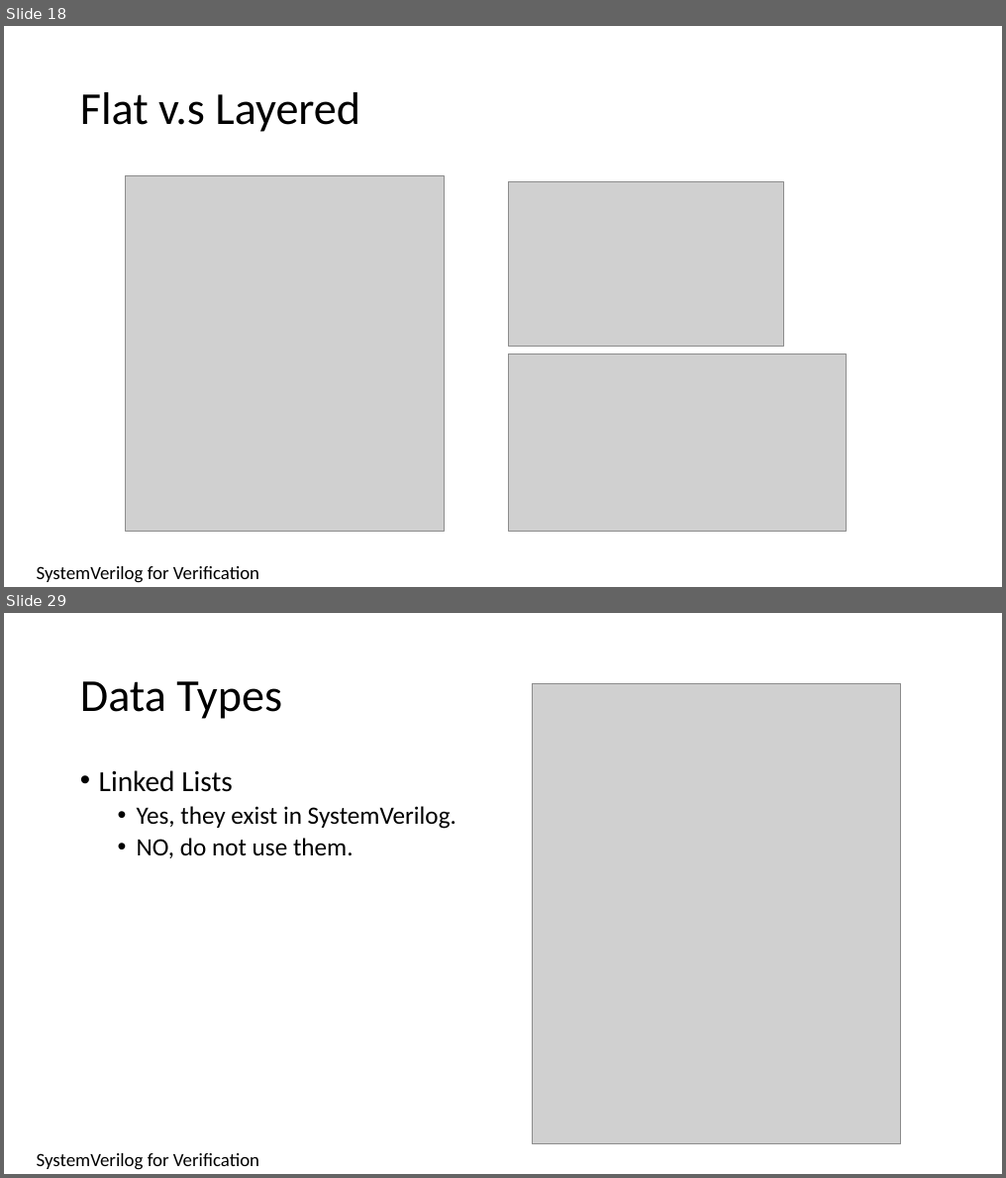
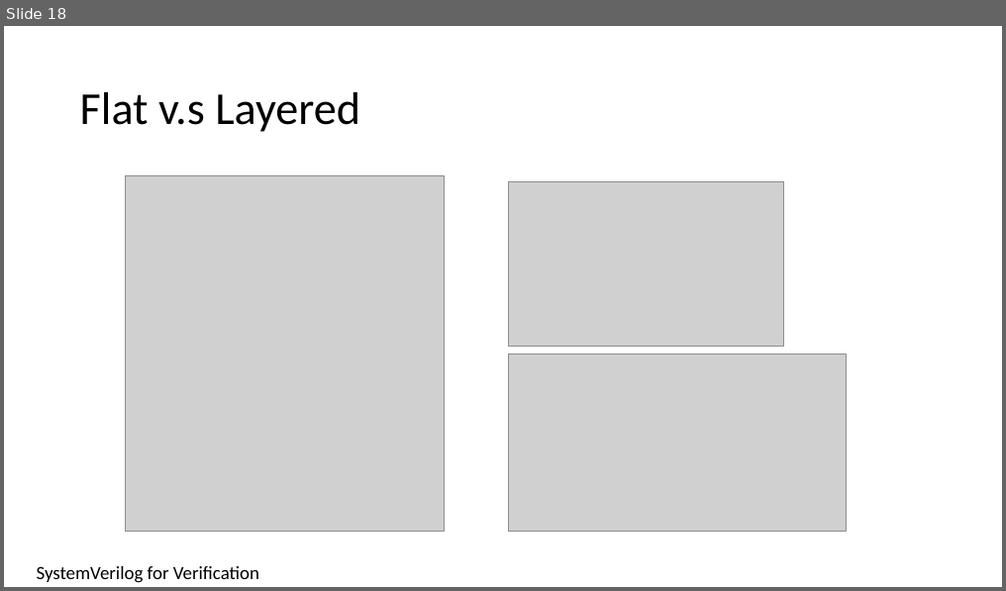
Before and after one commit to isomoye/EEGR471, a slide deck: sections/Segment_4.pptm. Shown one above the other, each under a label of ours: slides 18 and 29 before the commit, slide 18 after it; the slides between them are not shown. The pictures are 1006x1178 and 1006x591 pixels, drawn with LibreOffice and Linux fonts; fonts in the diff are those of the drawing; grey boxes stand for pictures. Boxes give left, top, right and bottom in pixels: in the first picture for what was removed or moved away, otherwise in the second. Text is boxed around its words. In the diff, an @@ line names an element or a change of style, - is before the commit and + after.

```diff
--- a/sections/Segment_4.pptm
+++ b/sections/Segment_4.pptm
@@ slide 29 removed at (4,613,1002,1174), background #FFFFFF @@
@@ title removed at (80,681,282,719) @@
-Data Types
@@ picture removed at (532,683,901,1145) @@
@@ text removed at (99,770,456,859) @@
-• Linked Lists
-  • Yes, they exist in SystemVerilog.
-  • NO, do not use them.
@@ text removed at (37,1154,259,1170) @@
-SystemVerilog for Verification
```
Also in this commit, not shown: 1 slide changed, 94 other slides removed, 19 other files.
